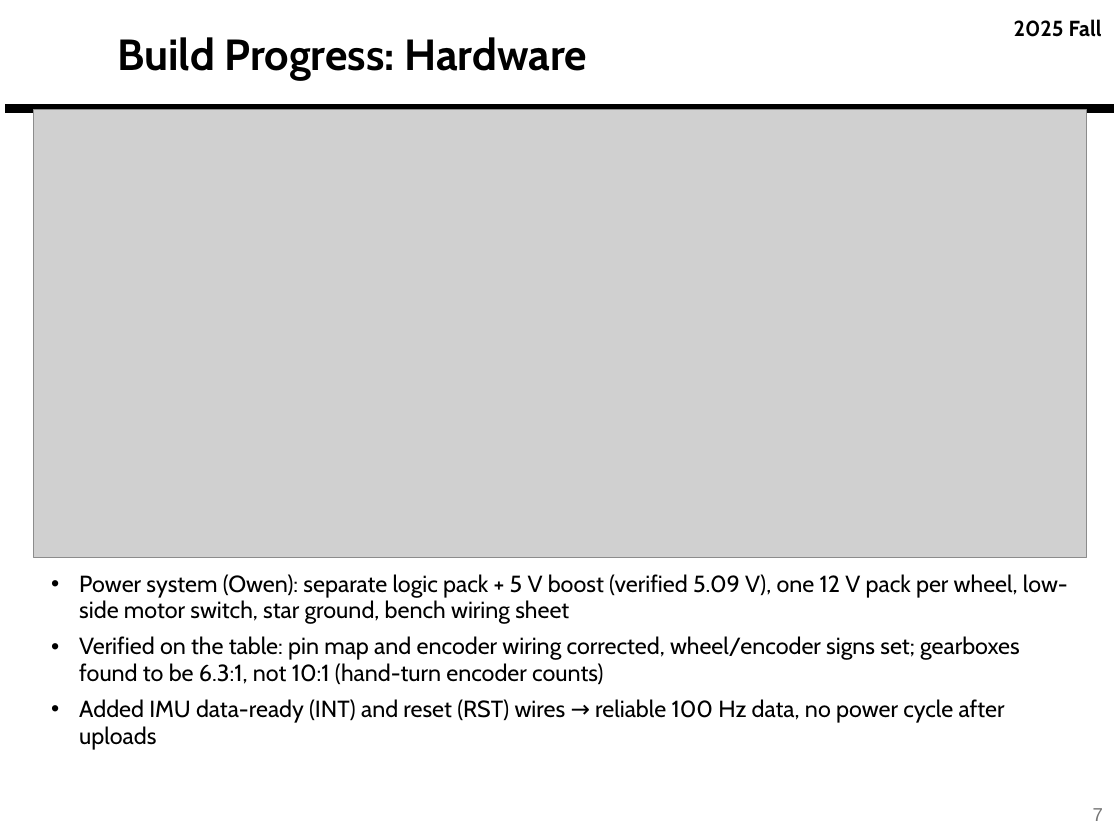
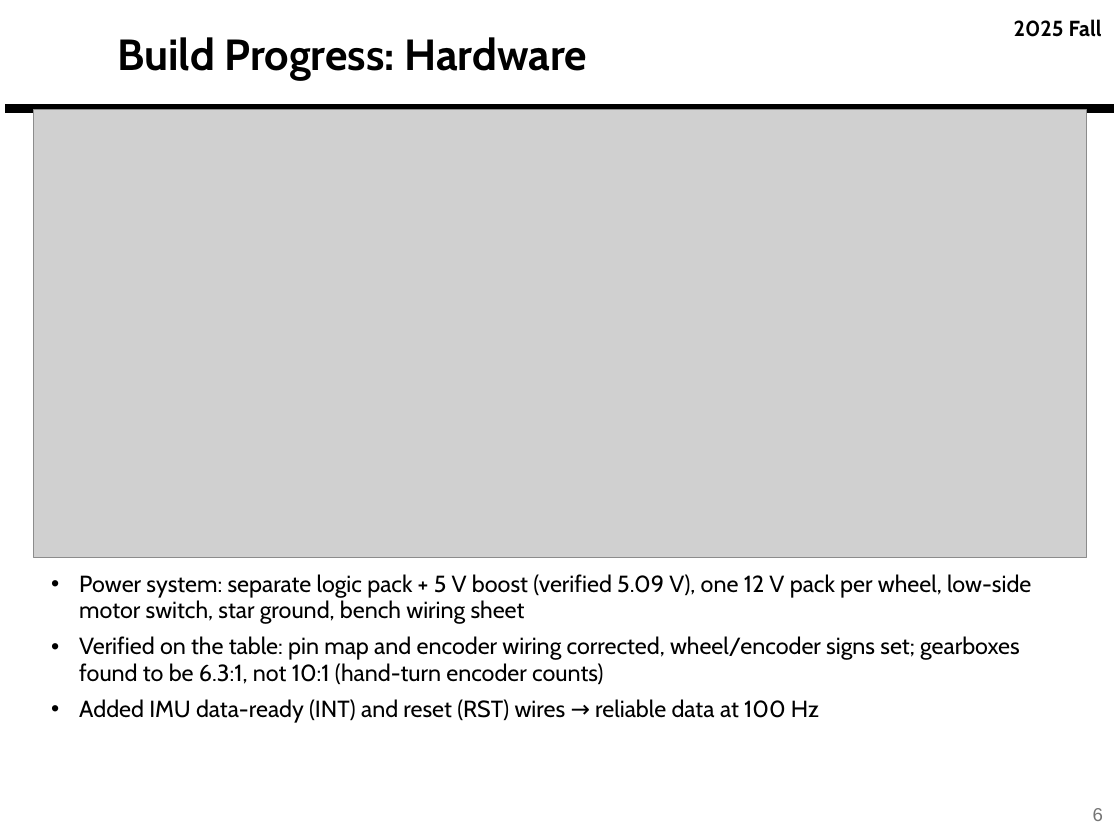
Before and after one commit to derek-weissinger-usafa/Astro-331-Lab-8, a slide deck: slide 6 of Reports/Astro 331 Lab 8_2_3 Body Problem_Prelim_Pres_FILLED.pptx (slide 7 before the commit). Drawn at 1120x840 pixels with LibreOffice and Linux fonts; fonts in the diff are those of the drawing; grey boxes stand for pictures; background and template pictures are left out. Boxes give left, top, right and bottom in pixels: in the first picture for what was removed or moved away, otherwise in the second. Text is boxed around its words. In the diff, an @@ line names an element or a change of style, - is before the commit and + after.

```diff
--- a/Reports/Astro 331 Lab 8_2_3 Body Problem_Prelim_Pres_FILLED.pptx
+++ b/Reports/Astro 331 Lab 8_2_3 Body Problem_Prelim_Pres_FILLED.pptx
@@ text at [79,574,1031,624]: text changed @@
-• Power system (Owen): separate logic pack + 5 V boost (verified 5.09 V), one 12 V pack per wheel, low-side motor switch, star ground, bench wiring sheet
+• Power system: separate logic pack + 5 V boost (verified 5.09 V), one 12 V pack per wheel, low-side motor switch, star ground, bench wiring sheet
@@ text at [79,699,819,723]: text changed @@
-• Added IMU data-ready (INT) and reset (RST) wires → reliable 100 Hz data, no power cycle after uploads
+• Added IMU data-ready (INT) and reset (RST) wires → reliable data at 100 Hz
@@ page number at [1093,808,1103,821]: text changed @@
-7
+6
```
Also in this commit, not shown: 13 other slides changed, 2 slides added, 1 slide removed, 4 other files.
